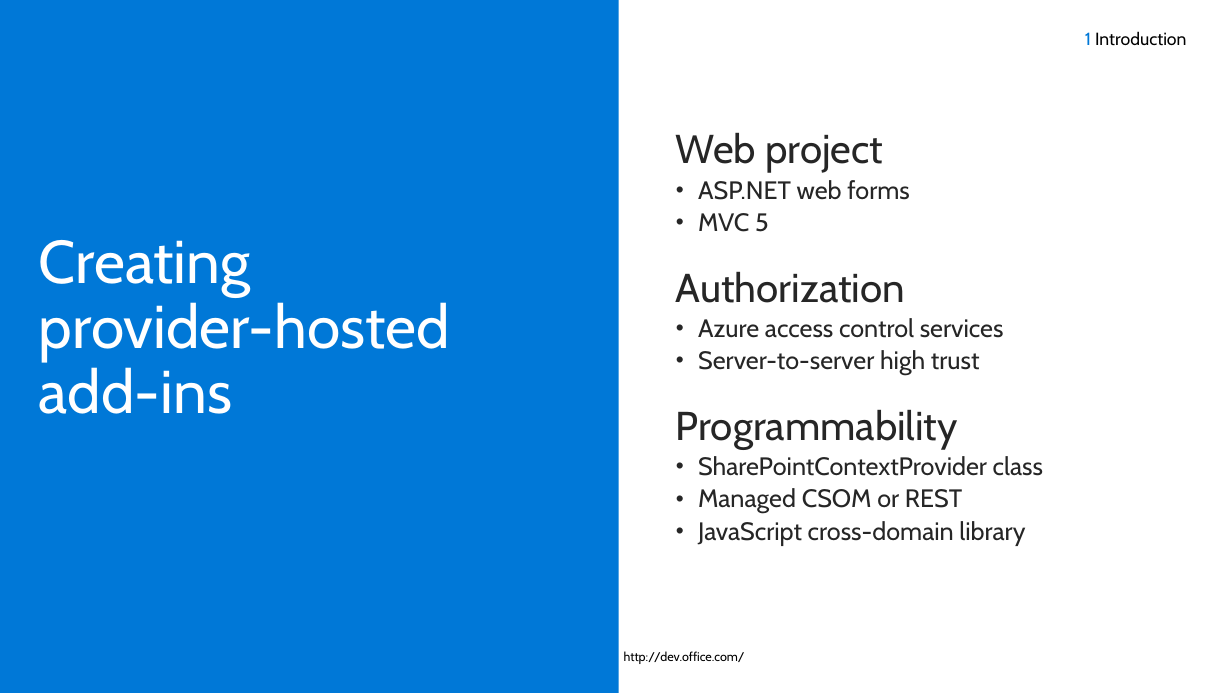
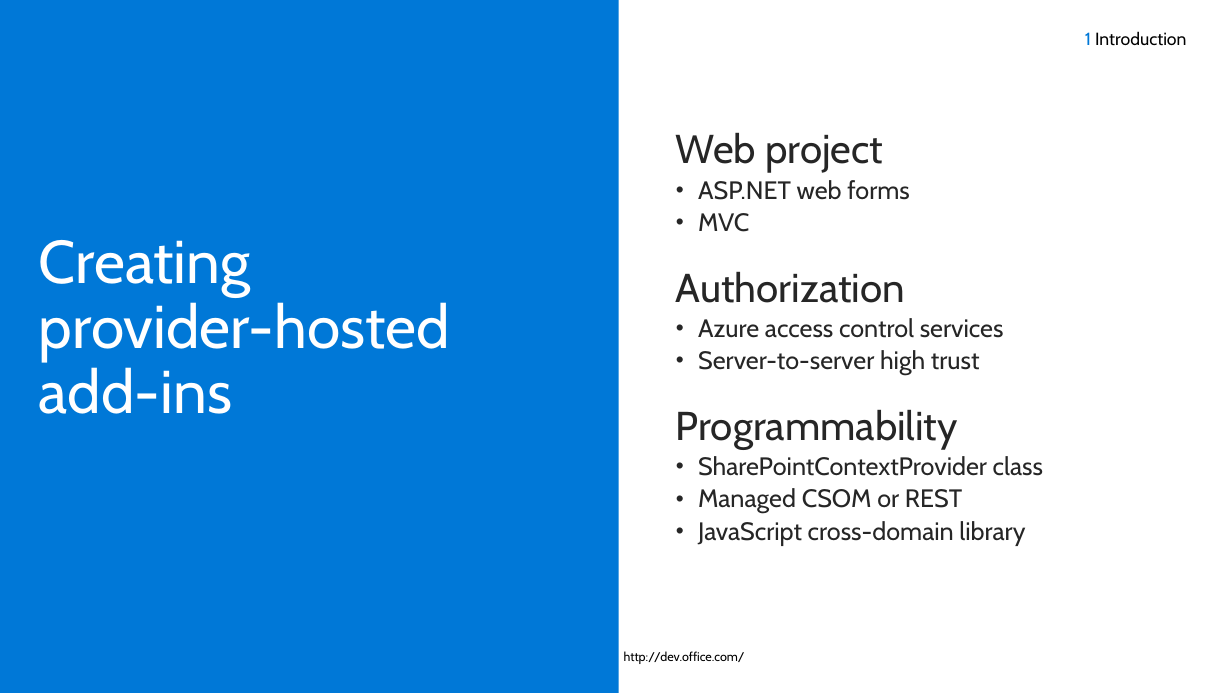
Before and after one commit to OfficeDev/TrainingContent, a slide deck: slide 9 of O3652/O3652-6 Deep Dive into Provider Hosted Add-ins/O3652-6 Deep Dive into Provider Hosted Apps.pptx (slide 10 before the commit). Drawn at 1232x693 pixels with LibreOffice and Linux fonts; fonts in the diff are those of the drawing; background and template pictures are left out. Boxes give left, top, right and bottom in pixels: in the first picture for what was removed or moved away, otherwise in the second. Text is boxed around its words. In the diff, an @@ line names an element or a change of style, - is before the commit and + after.

```diff
--- a/O3652/O3652-6 Deep Dive into Provider Hosted Add-ins/O3652-6 Deep Dive into Provider Hosted Apps.pptx
+++ b/O3652/O3652-6 Deep Dive into Provider Hosted Add-ins/O3652-6 Deep Dive into Provider Hosted Apps.pptx
@@ text at [698,213,749,232]: text changed @@
-• MVC 5
+• MVC
```
Also in this commit, not shown: 16 other slides changed, 1 slide added, 3 slides removed.
